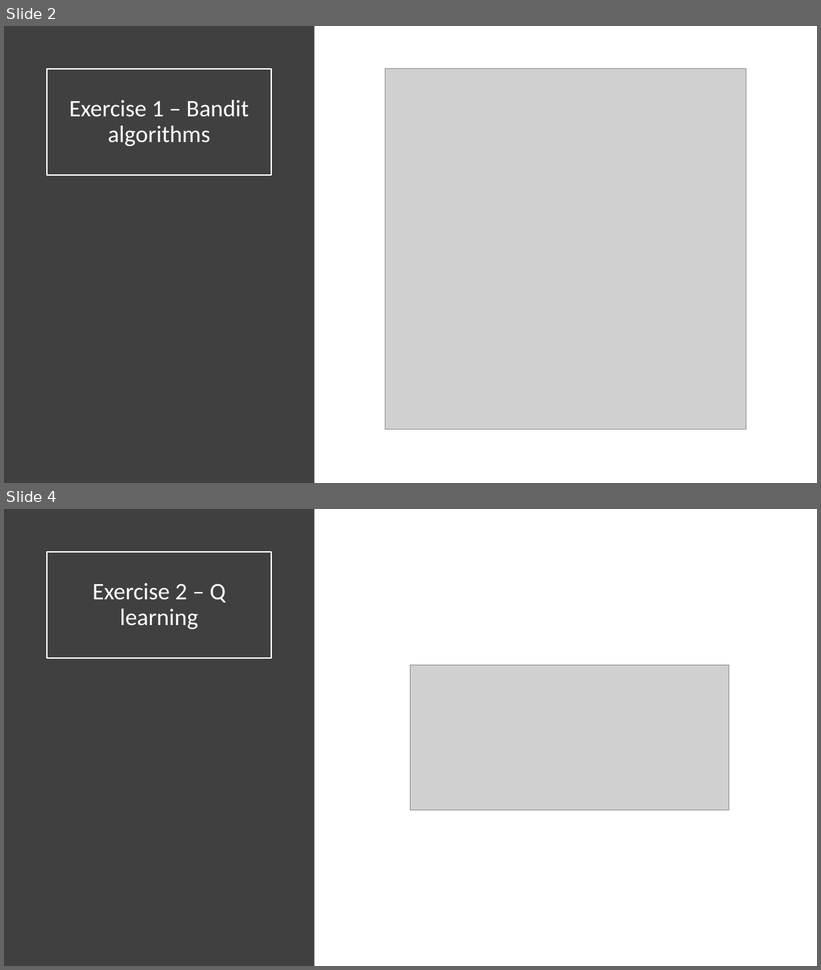
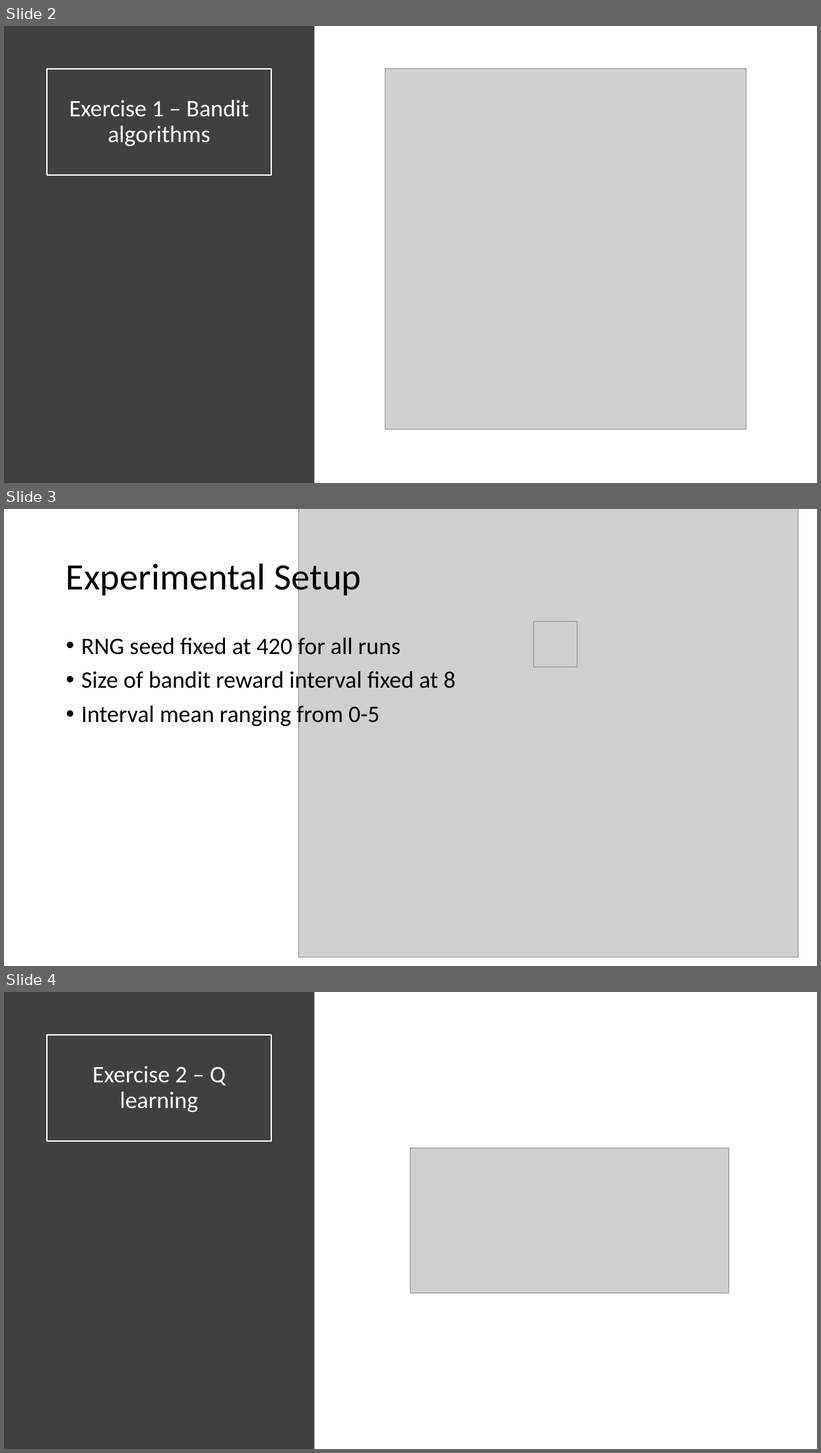
Before and after one commit to mpiffari/ReinforcementLearning2019, a slide deck: Presentation/SDU_SummerSchool_Presentation.pptx. Shown one above the other, each under a label of ours: slides 2 and 4 before the commit, slides 2, 3 and 4 after it; the slides between them are not shown. The pictures are 821x970 and 821x1453 pixels, drawn with LibreOffice and Linux fonts; fonts in the diff are those of the drawing; grey boxes stand for pictures. Boxes give left, top, right and bottom in pixels: in the first picture for what was removed or moved away, otherwise in the second. Text is boxed around its words. In the diff, an @@ line names an element or a change of style, - is before the commit and + after.

```diff
--- a/Presentation/SDU_SummerSchool_Presentation.pptx
+++ b/Presentation/SDU_SummerSchool_Presentation.pptx
@@ slide 3 added at <box>4,509,817,966</box>, background #FFFFFF @@
@@ picture added at <box>298,509,799,957</box> @@
@@ title added at <box>66,558,361,598</box>, 44 pt, text #000000 @@
+Experimental Setup
@@ picture added at <box>534,622,578,667</box> @@
@@ text added at <box>81,634,455,728</box>, 28 pt, text #000000 @@
+• RNG seed fixed at 420 for all runs
+• Size of bandit reward interval fixed at 8
+• Interval mean ranging from 0-5
```
Also in this commit, not shown: 1 slide removed, 1 other file.
